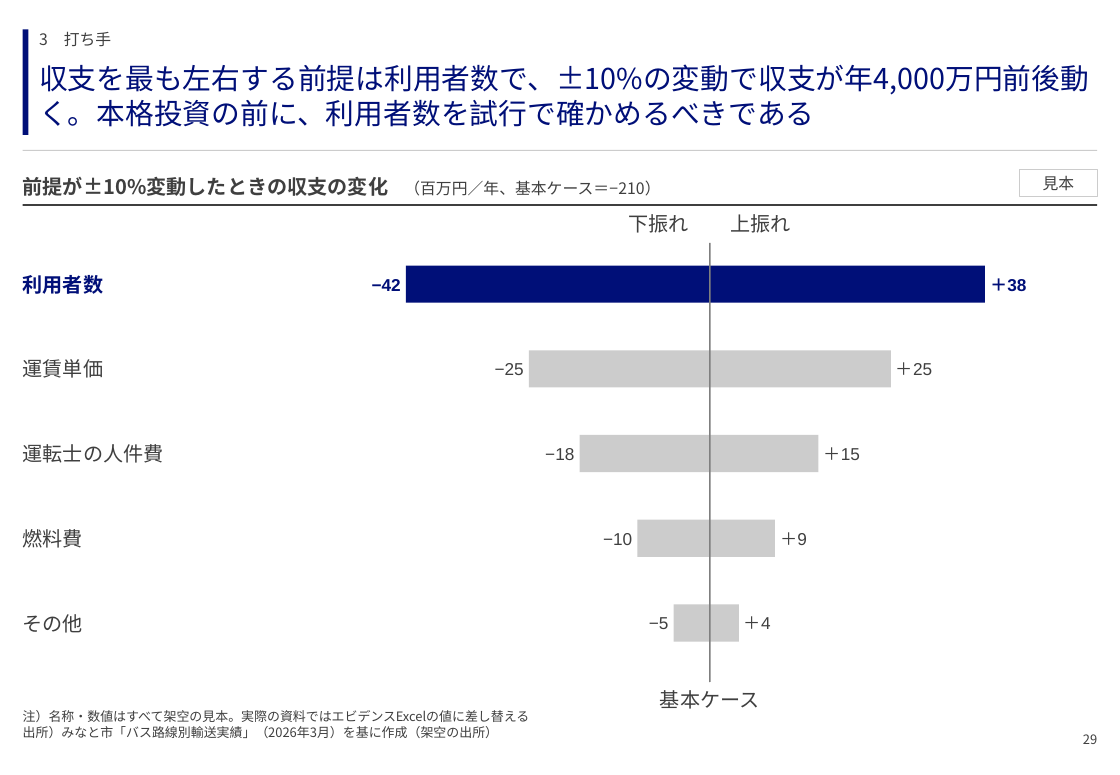
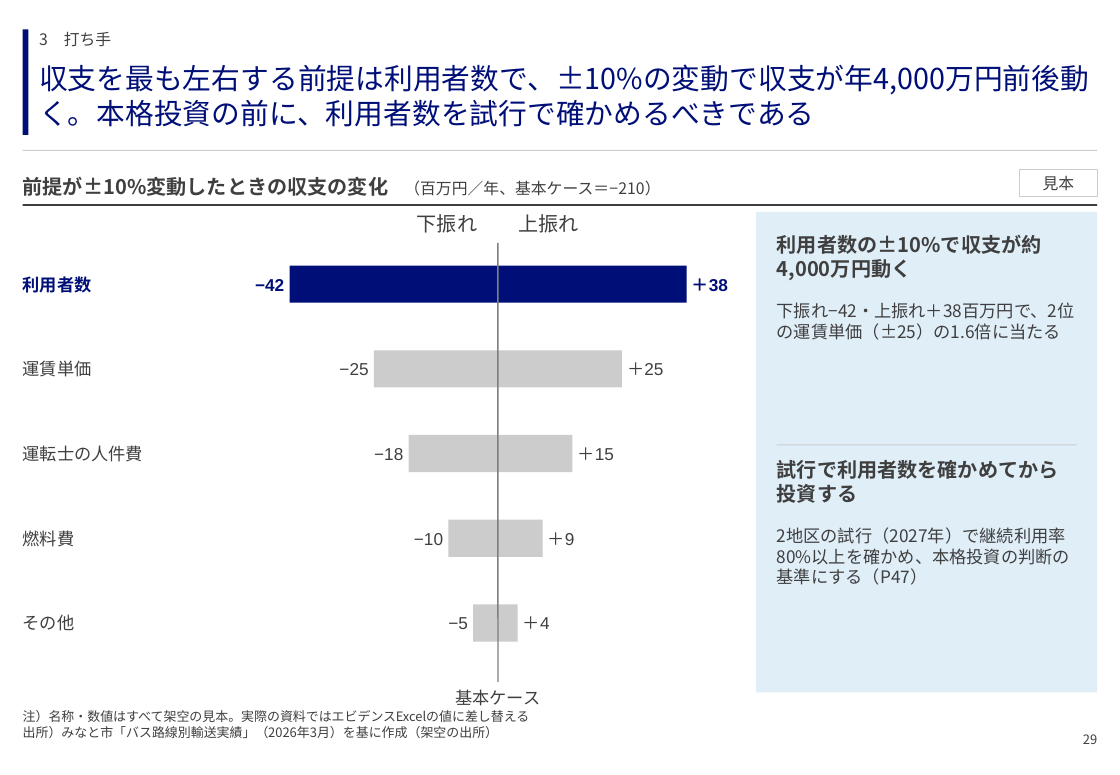
Before and after one commit to GontaHH/slide_builder, a slide deck: slide 29 of patterns/pattern-deck.pptx. Drawn at 1120x775 pixels with LibreOffice and Linux fonts; fonts in the diff are those of the drawing. Boxes give left, top, right and bottom in pixels: in the first picture for what was removed or moved away, otherwise in the second. Text is boxed around its words. In the diff, an @@ line names an element or a change of style, - is before the commit and + after.

```diff
--- a/patterns/pattern-deck.pptx
+++ b/patterns/pattern-deck.pptx
@@ rectangle added at (x1=756, y1=212, x2=1097, y2=693), fill #E0EEF8 @@
@@ text added at (x1=777, y1=235, x2=1042, y2=280), 14 pt, text #3F3F3F, bold @@
+利用者数の±10%で収支が約4,000万円動く
@@ text "−42" moved from (x1=372, y1=279, x2=401, y2=291) to (x1=255, y1=279, x2=284, y2=291) @@
@@ rectangle resized from (x1=406, y1=266, x2=710, y2=303) to (x1=290, y1=266, x2=498, y2=303) @@
@@ 3 texts, 1 line moved together from (x1=629, y1=214, x2=791, y2=709) to (x1=417, y1=214, x2=579, y2=706) @@
@@ rectangle resized from (x1=710, y1=266, x2=986, y2=303) to (x1=498, y1=266, x2=687, y2=303) @@
@@ text "＋38" moved from (x1=990, y1=278, x2=1026, y2=291) to (x1=692, y1=278, x2=728, y2=291) @@
@@ text added at (x1=777, y1=302, x2=1075, y2=340), 12 pt, text #3F3F3F @@
+下振れ−42・上振れ＋38百万円で、2位の運賃単価（±25）の1.6倍に当たる
@@ text "−25" moved from (x1=495, y1=363, x2=524, y2=375) to (x1=339, y1=363, x2=368, y2=375) @@
@@ rectangle resized from (x1=529, y1=351, x2=710, y2=388) to (x1=374, y1=351, x2=498, y2=388) @@
@@ rectangle resized from (x1=710, y1=351, x2=891, y2=388) to (x1=498, y1=351, x2=623, y2=388) @@
@@ text "＋25" moved from (x1=896, y1=362, x2=932, y2=375) to (x1=627, y1=362, x2=663, y2=375) @@
@@ text "−18" moved from (x1=545, y1=448, x2=574, y2=460) to (x1=374, y1=448, x2=403, y2=460) @@
@@ rectangle resized from (x1=580, y1=435, x2=710, y2=473) to (x1=408, y1=435, x2=497, y2=473) @@
@@ rectangle resized from (x1=710, y1=435, x2=819, y2=473) to (x1=498, y1=435, x2=573, y2=473) @@
@@ text "＋15" moved from (x1=824, y1=447, x2=860, y2=460) to (x1=578, y1=447, x2=614, y2=460) @@
@@ line added from (777, 445) to (1077, 445), #CCCCCC 0.75 pt @@
@@ text added at (x1=777, y1=460, x2=1059, y2=503), 14 pt, text #3F3F3F, bold @@
+試行で利用者数を確かめてから投資する
@@ text "−10" moved from (x1=603, y1=533, x2=632, y2=545) to (x1=414, y1=533, x2=443, y2=545) @@
@@ rectangle resized from (x1=638, y1=520, x2=710, y2=557) to (x1=449, y1=520, x2=498, y2=557) @@
@@ rectangle resized from (x1=710, y1=520, x2=776, y2=557) to (x1=498, y1=520, x2=543, y2=557) @@
@@ text "＋9" moved from (x1=780, y1=532, x2=807, y2=545) to (x1=548, y1=532, x2=575, y2=545) @@
@@ text added at (x1=777, y1=527, x2=1070, y2=585), 12 pt, text #3F3F3F @@
+2地区の試行（2027年）で継続利用率80%以上を確かめ、本格投資の判断の基準にする（P47）
@@ text "−5" moved from (x1=649, y1=617, x2=669, y2=629) to (x1=448, y1=617, x2=468, y2=629) @@
@@ text "＋4" moved from (x1=744, y1=616, x2=771, y2=629) to (x1=523, y1=616, x2=550, y2=629) @@
@@ rectangle resized from (x1=674, y1=605, x2=710, y2=642) to (x1=474, y1=605, x2=498, y2=642) @@
@@ rectangle resized from (x1=710, y1=605, x2=739, y2=642) to (x1=498, y1=605, x2=518, y2=642) @@
@@ size 14 to 12 pt in 6 elements at (x1=23, y1=276, x2=92, y2=293), (x1=23, y1=360, x2=92, y2=377), (x1=23, y1=445, x2=143, y2=462), (x1=23, y1=530, x2=75, y2=547), (x1=23, y1=614, x2=75, y2=631), (x1=455, y1=689, x2=540, y2=706) @@
```
Also in this commit, not shown: 3 other slides changed, 3 other files.
